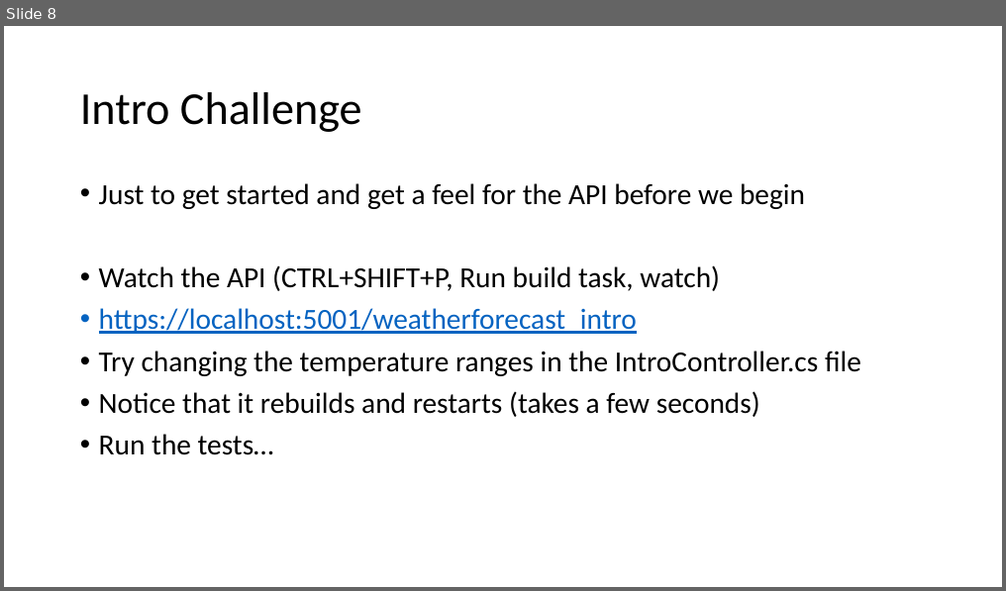
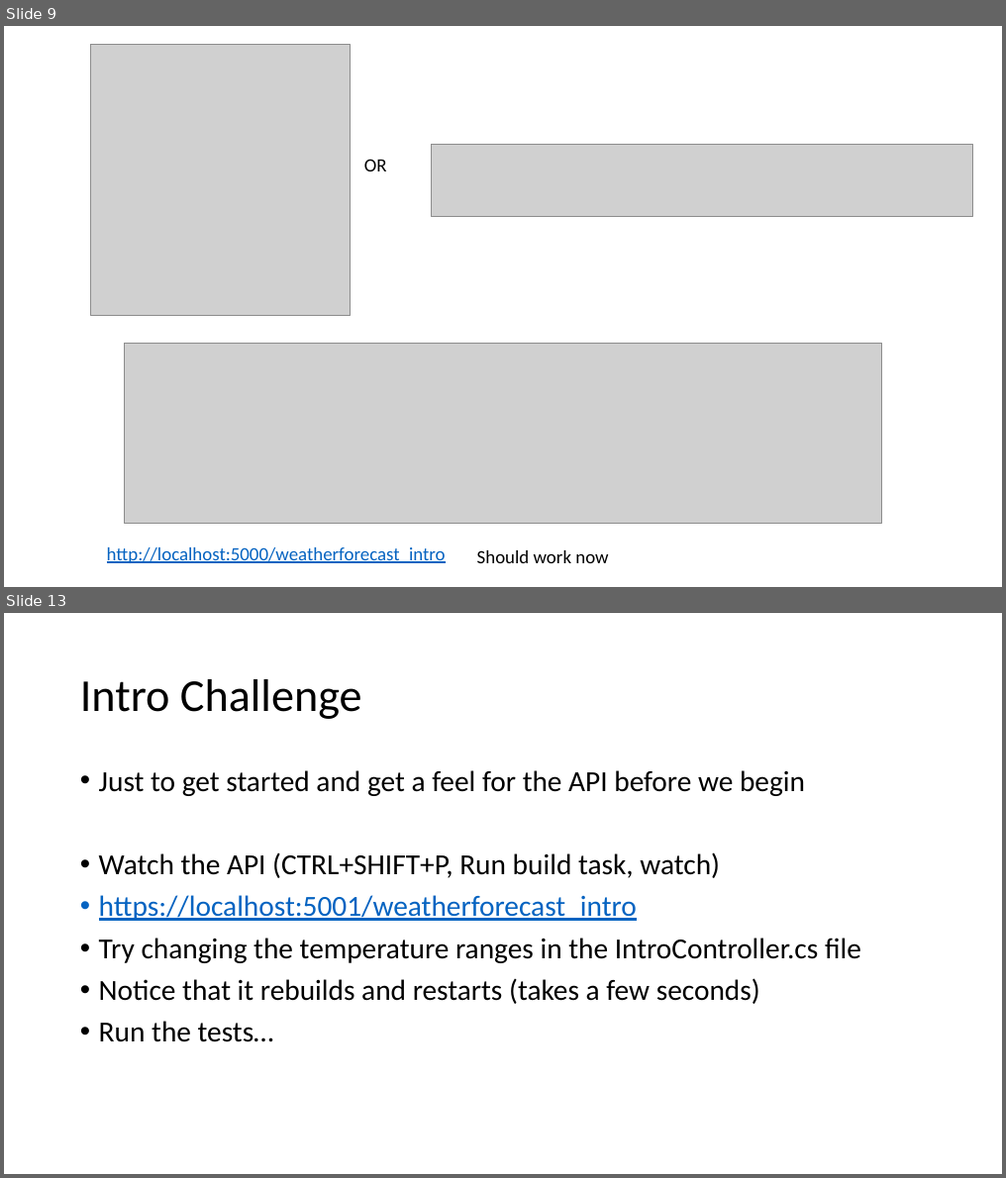
Before and after one commit to bjartnes/bounded-disturbances, a slide deck: Polly and Simmy workshop.pptm. Shown one above the other, each under a label of ours: slide 8 before the commit, slides 9 and 13 after it; the slides between them are not shown. The pictures are 1006x591 and 1006x1178 pixels, drawn with LibreOffice and Linux fonts; fonts in the diff are those of the drawing; grey boxes stand for pictures. Boxes give left, top, right and bottom in pixels: in the first picture for what was removed or moved away, otherwise in the second. Text is boxed around its words. In the diff, an @@ line names an element or a change of style, - is before the commit and + after.

```diff
--- a/Polly and Simmy workshop.pptm
+++ b/Polly and Simmy workshop.pptm
@@ slide 9 added at [4, 26, 1002, 587], background #FFFFFF @@
@@ picture added at [90, 45, 350, 316] @@
@@ picture added at [432, 144, 973, 216] @@
@@ text added at [364, 159, 387, 172], 18 pt, text #000000 @@
+OR
@@ picture added at [124, 344, 882, 524] @@
@@ text added at [107, 548, 446, 564], 18 pt, text #0563C1, underline @@
+http://localhost:5000/weatherforecast_intro
@@ text added at [477, 551, 608, 564], 18 pt, text #000000 @@
+Should work now
@@ what was slide 8 is now slide 13 @@
```
Also in this commit, not shown: 1 slide changed, 6 other slides added, 1 slide removed.
